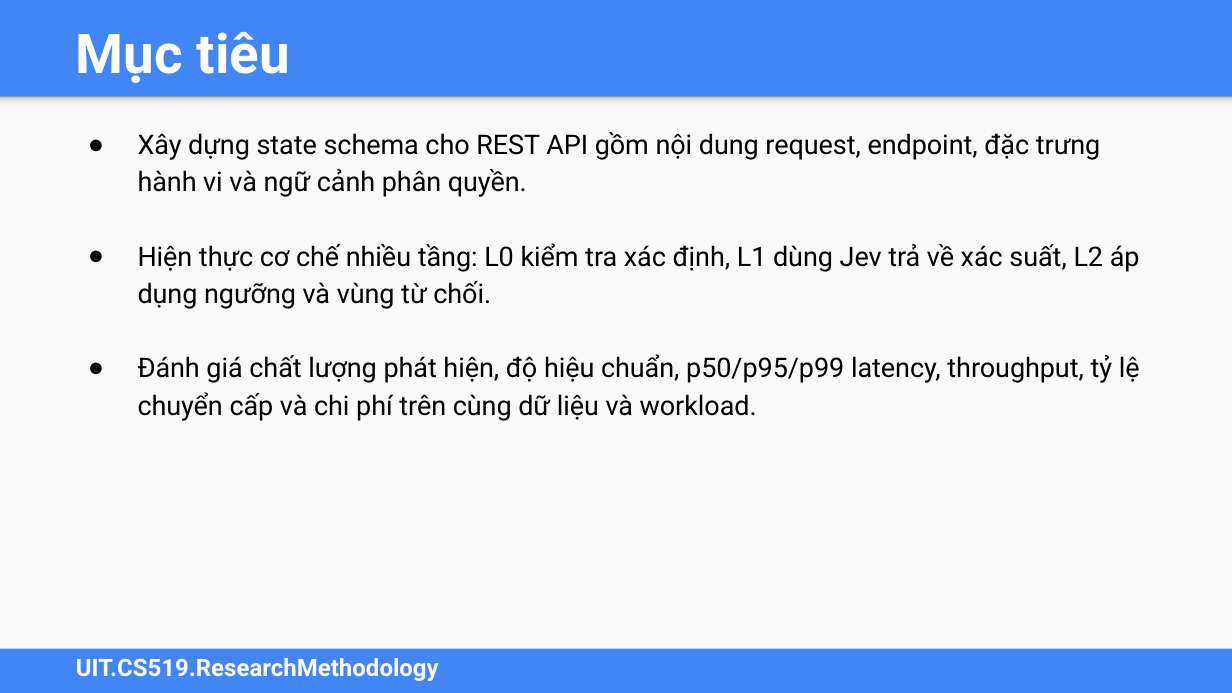
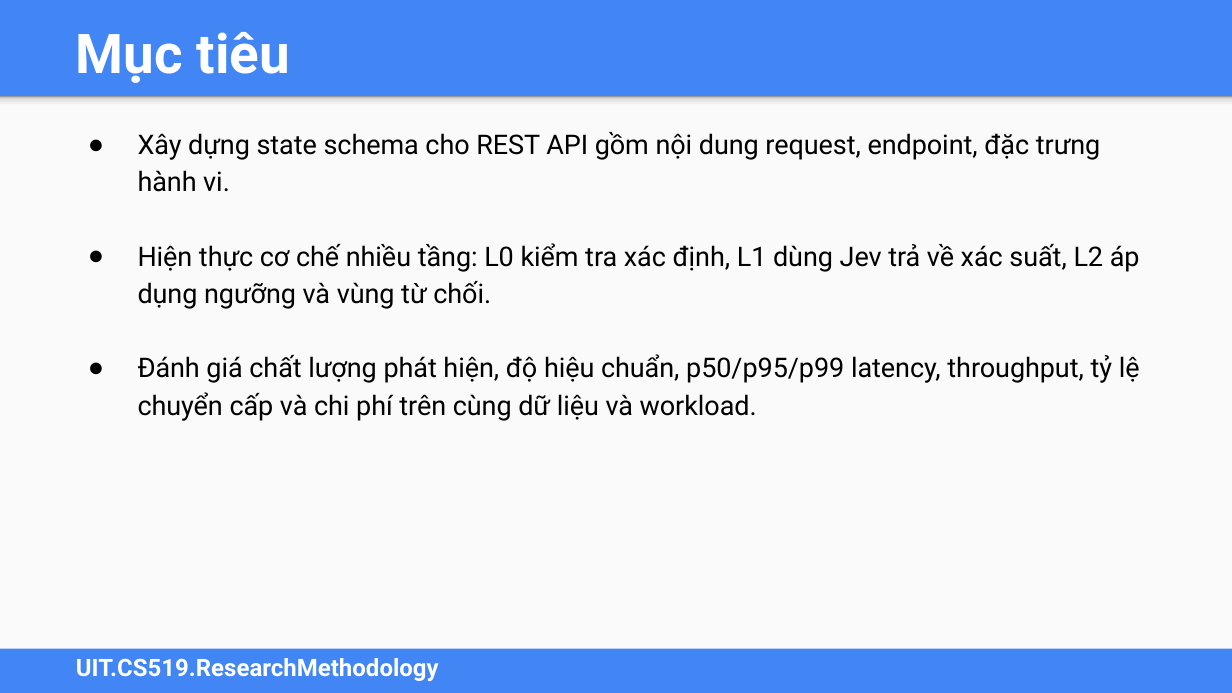
Before and after one commit to Dcode-D/CS2205-de-cuong, a slide deck: slide 6 of CS2205_API_Injection_DeCuong_Slides.pptx. Drawn at 1232x693 pixels with LibreOffice and Linux fonts; fonts in the diff are those of the drawing. Boxes give left, top, right and bottom in pixels: in the first picture for what was removed or moved away, otherwise in the second. Text is boxed around its words. In the diff, an @@ line names an element or a change of style, - is before the commit and + after.

```diff
--- a/CS2205_API_Injection_DeCuong_Slides.pptx
+++ b/CS2205_API_Injection_DeCuong_Slides.pptx
@@ text at [138, 132, 1101, 192]: text changed @@
-● Xây dựng state schema cho REST API gồm nội dung request, endpoint, đặc trưng hành vi và ngữ cảnh phân quyền.
+● Xây dựng state schema cho REST API gồm nội dung request, endpoint, đặc trưng hành vi.
```
Also in this commit, not shown: 1 other slide changed, 3 other files.
